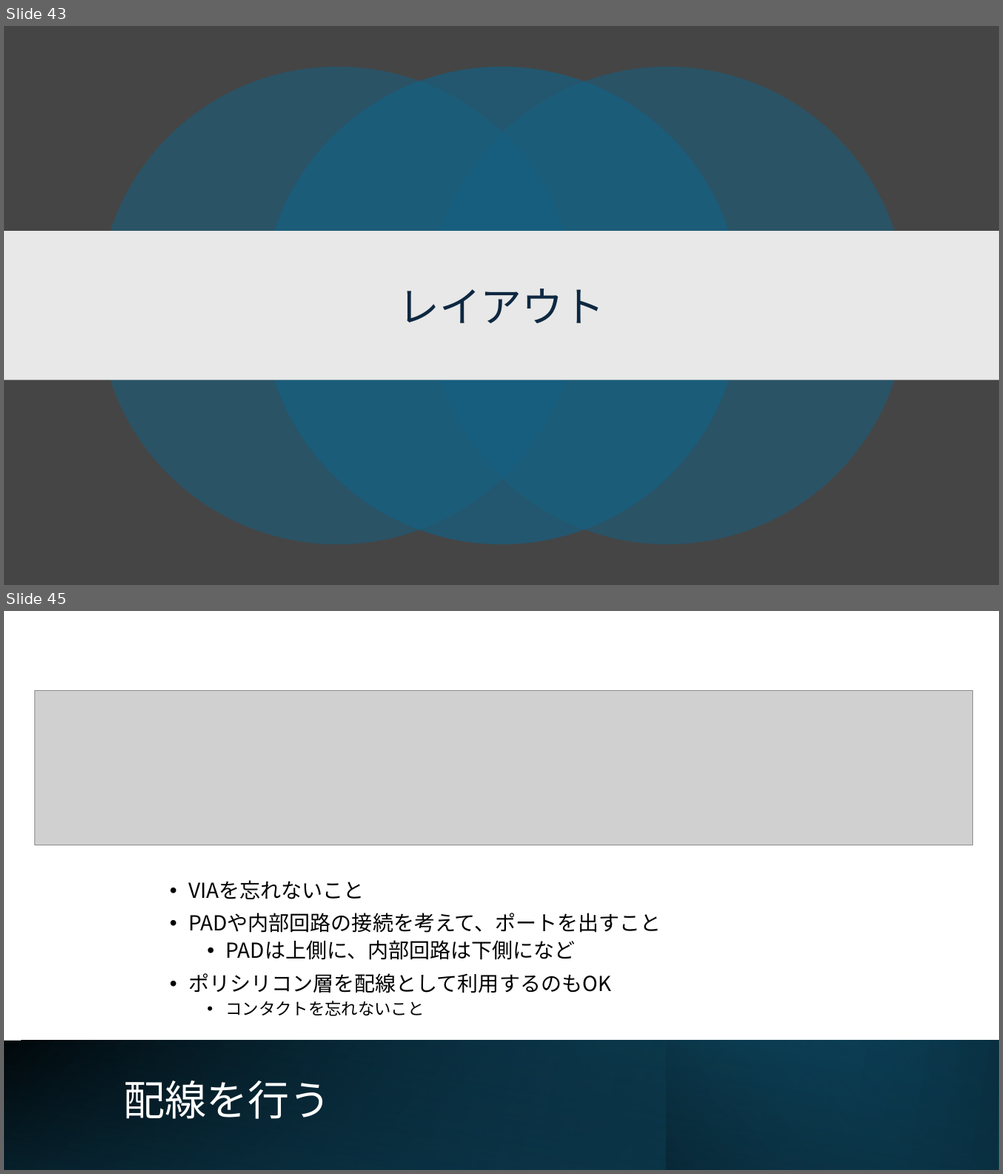
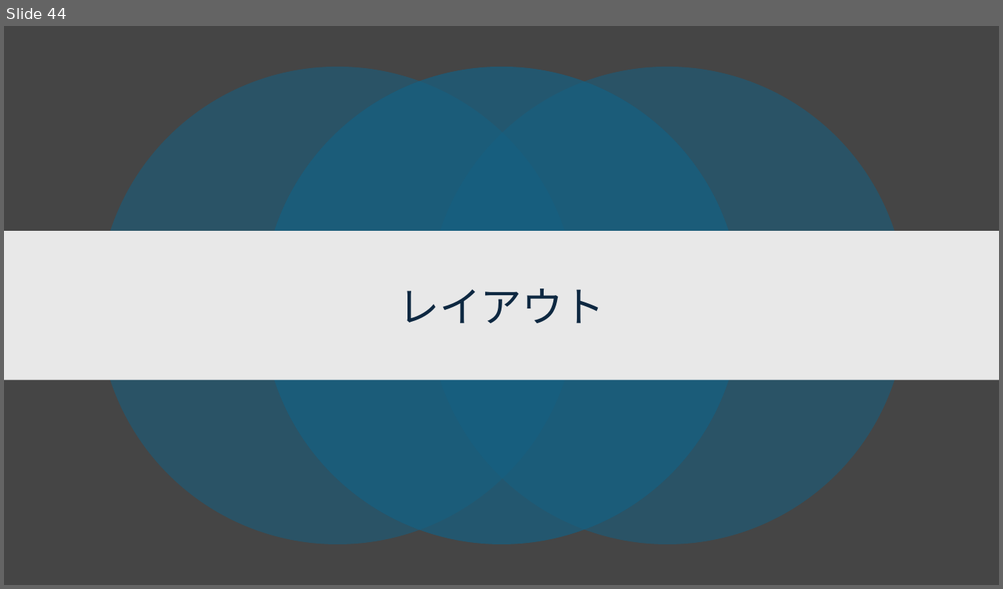
Before and after one commit to ishi-kai/openmpw-transistor-level-examples, a slide deck: TR10/docs/1bit-CPU_TR10.pptx. Shown one above the other, each under a label of ours: slides 43 and 45 before the commit, slide 44 after it; the slides between them are not shown. The pictures are 1003x1174 and 1003x589 pixels, drawn with LibreOffice and Linux fonts; fonts in the diff are those of the drawing; grey boxes stand for pictures. Boxes give left, top, right and bottom in pixels: in the first picture for what was removed or moved away, otherwise in the second. Text is boxed around its words. In the diff, an @@ line names an element or a change of style, - is before the commit and + after.

```diff
--- a/TR10/docs/1bit-CPU_TR10.pptx
+++ b/TR10/docs/1bit-CPU_TR10.pptx
@@ slide 45 removed at (x1=4, y1=611, x2=999, y2=1170), background #FFFFFF @@
@@ picture removed at (x1=34, y1=691, x2=973, y2=846) @@
@@ text removed at (x1=188, y1=880, x2=661, y2=1017) @@
-• VIAを忘れないこと
-• PADや内部回路の接続を考えて、ポートを出すこと
-  • PADは上側に、内部回路は下側になど
-• ポリシリコン層を配線として利用するのもOK
-  • コンタクトを忘れないこと
@@ rectangle removed at (x1=4, y1=1041, x2=999, y2=1170) @@
@@ rectangle removed at (x1=4, y1=1041, x2=999, y2=1170) @@
@@ rectangle removed at (x1=4, y1=1041, x2=998, y2=1170) @@
@@ rectangle removed at (x1=666, y1=1041, x2=999, y2=1170) @@
@@ title removed at (x1=123, y1=1081, x2=330, y2=1119) @@
-配線を行う
@@ what was slide 43 is now slide 44 @@
```
Also in this commit, not shown: 2 slides changed, 1 slide added, 2 other slides removed, 1 other file.
